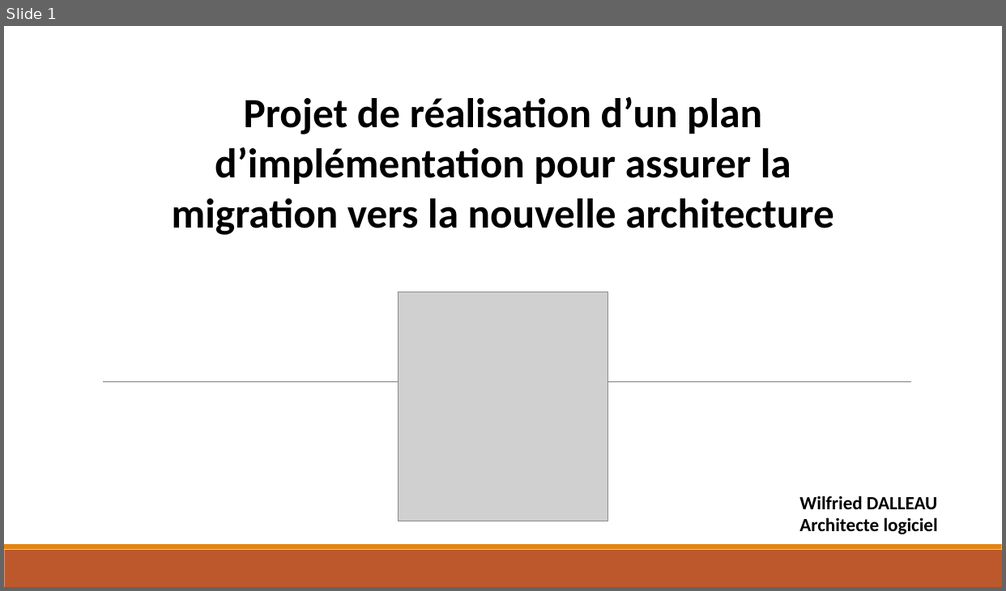
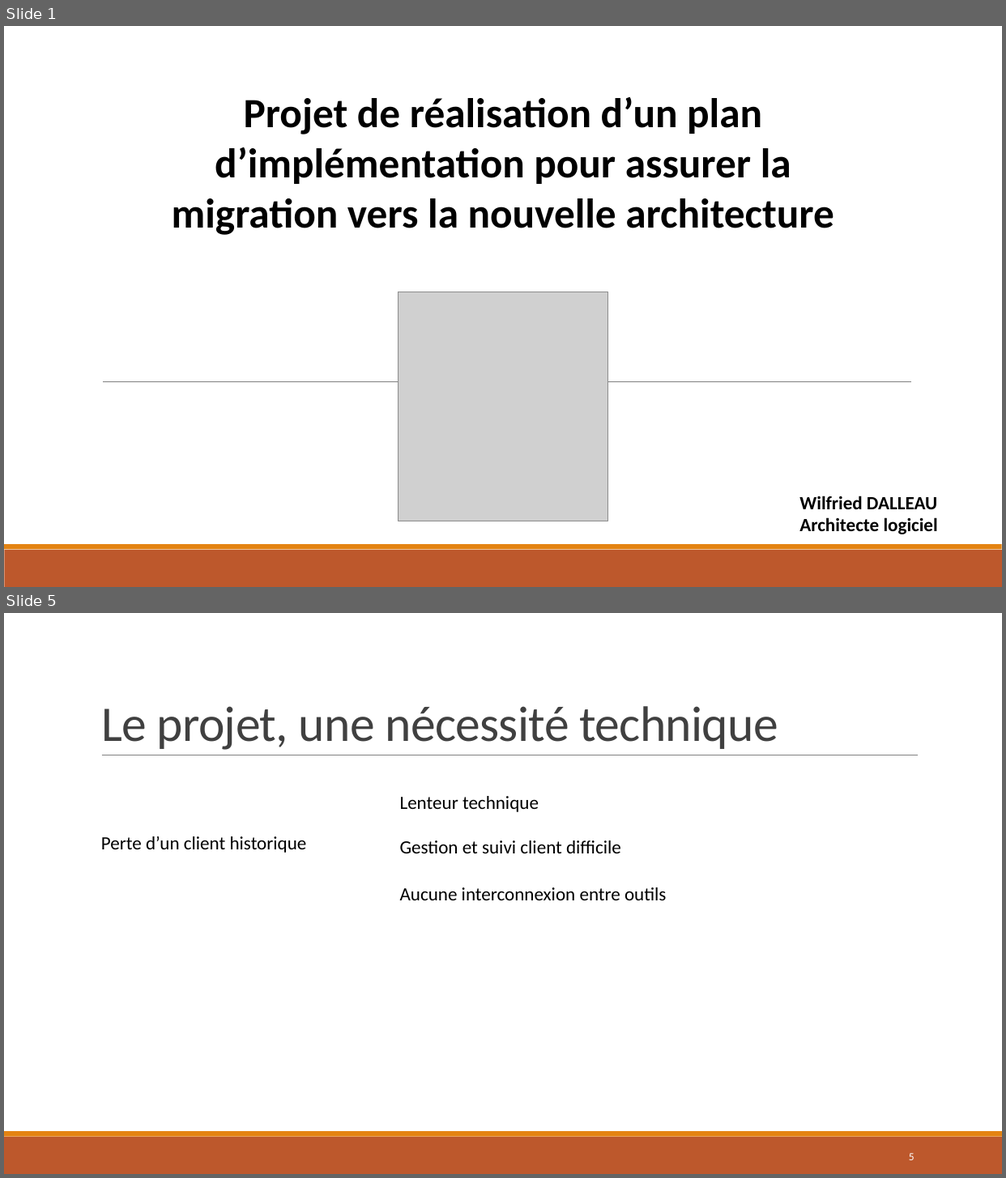
Before and after one commit to wilkill/P7-REP-AERO, a slide deck: Architecture/4 - Présentation/Présentation.pptx. Shown one above the other, each under a label of ours: slide 1 before the commit, slides 1 and 5 after it; the slides between them are not shown. The pictures are 1006x591 and 1006x1178 pixels, drawn with LibreOffice and Linux fonts; fonts in the diff are those of the drawing; grey boxes stand for pictures. Boxes give left, top, right and bottom in pixels: in the first picture for what was removed or moved away, otherwise in the second. Text is boxed around its words. In the diff, an @@ line names an element or a change of style, - is before the commit and + after.

```diff
--- a/Architecture/4 - Présentation/Présentation.pptx
+++ b/Architecture/4 - Présentation/Présentation.pptx
@@ slide 5 added at bbox=[4, 613, 1002, 1174], background #FFFFFF; not listed: 2 template elements that a slide beside it also shows @@
@@ title added at bbox=[101, 706, 778, 750], 48 pt, text #404040 @@
+Le projet, une nécessité technique
@@ line added from (102, 756) to (918, 756), #808080 0.5 pt @@
@@ text added at bbox=[400, 796, 539, 812], 18 pt, text #000000 @@
+Lenteur technique
@@ text added at bbox=[101, 837, 307, 853], 18 pt, text #000000 @@
+Perte d’un client historique
@@ text added at bbox=[400, 841, 621, 854], 18 pt, text #000000 @@
+Gestion et suivi client difficile
@@ text added at bbox=[400, 888, 666, 901], 18 pt, text #000000 @@
+Aucune interconnexion entre outils
@@ page number added at bbox=[909, 1153, 914, 1161], 10.5 pt, text #FFFFFF @@
+5
```
Also in this commit, not shown: 6 slides changed, 2 other slides added, 1 slide removed.
